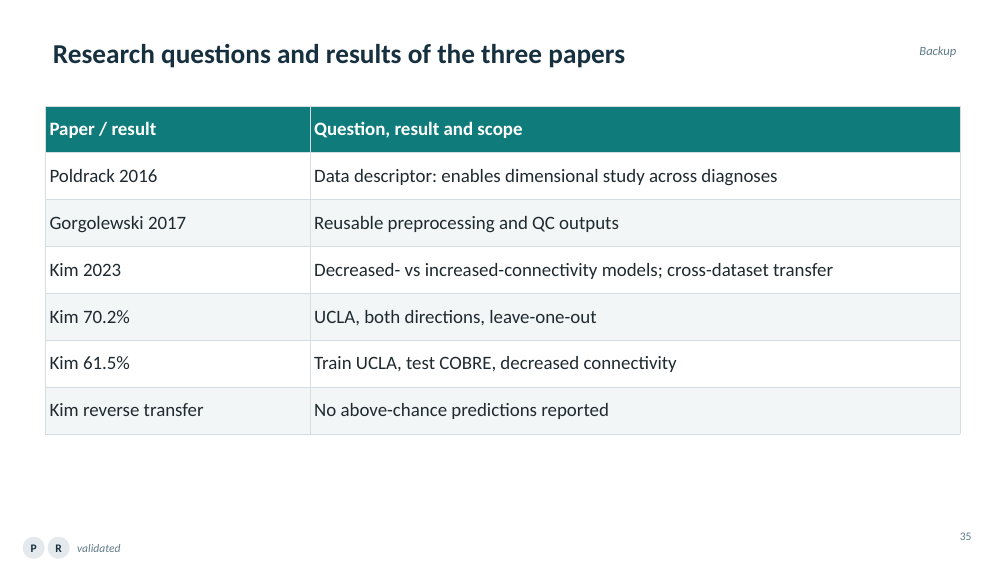
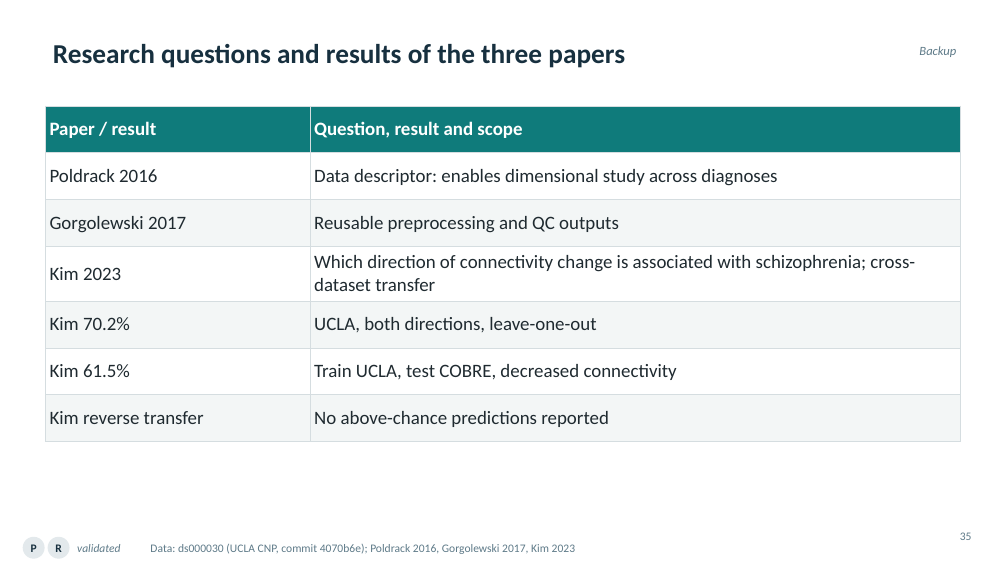
Before and after one commit to ReproNim/llm-workshop-kg, a slide deck: slide 35 of slides/Knowledge_Graphs_Skills_Neuroimaging_v4.pptx. Drawn at 1008x567 pixels with LibreOffice and Linux fonts; fonts in the diff are those of the drawing. Boxes give left, top, right and bottom in pixels: in the first picture for what was removed or moved away, otherwise in the second. Text is boxed around its words. In the diff, an @@ line names an element or a change of style, - is before the commit and + after.

```diff
--- a/slides/Knowledge_Graphs_Skills_Neuroimaging_v4.pptx
+++ b/slides/Knowledge_Graphs_Skills_Neuroimaging_v4.pptx
@@ table at bbox=[45, 106, 960, 431] @@
-row 4, column 2: Decreased- vs increased-connectivity models; cross-dataset transfer
+row 4, column 2: Which direction of connectivity change is associated with schizophrenia; cross-dataset transfer
@@ text added at bbox=[150, 544, 575, 554], 11 pt, text #5E7A88 @@
+Data: ds000030 (UCLA CNP, commit 4070b6e); Poldrack 2016, Gorgolewski 2017, Kim 2023
```
Also in this commit, not shown: 53 other slides changed, 2 slides added, 2 slides removed, 1 other file.
